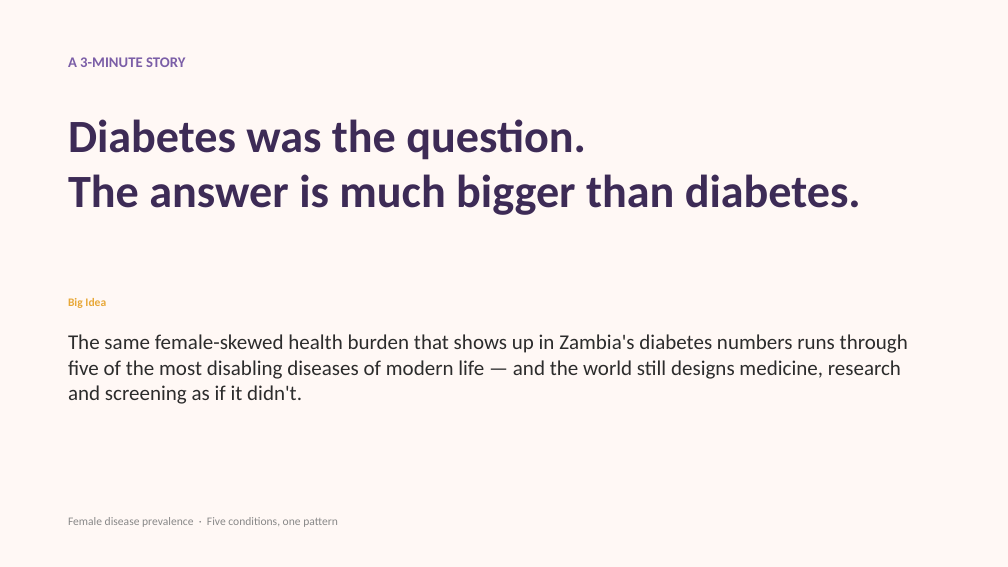
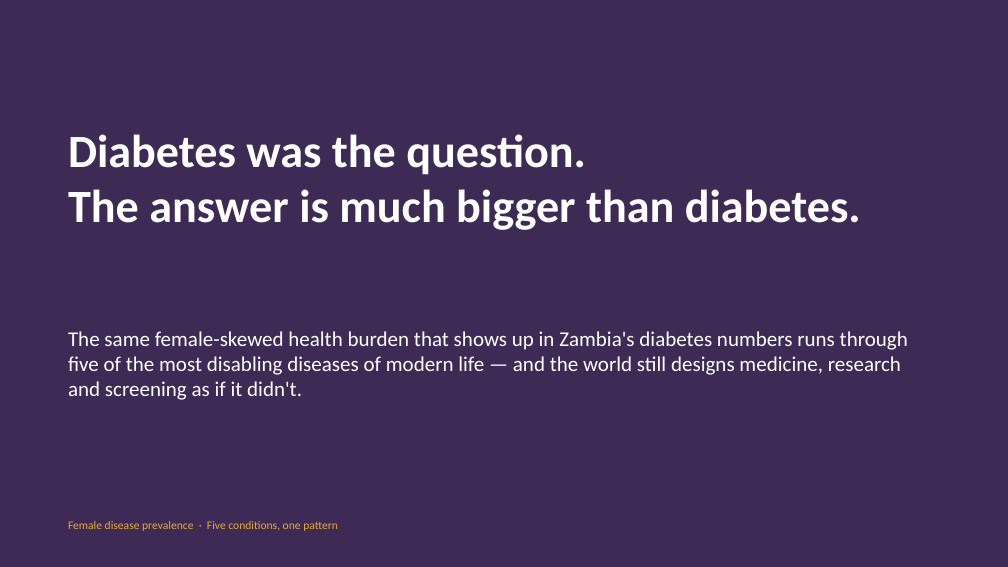
Before and after one commit to jimasiku/female-disease-prevalence, a slide deck: slide 1 of output/FemaleDiseasPrevalence.pptx. Drawn at 1008x567 pixels with LibreOffice and Linux fonts; fonts in the diff are those of the drawing. Boxes give left, top, right and bottom in pixels: in the first picture for what was removed or moved away, otherwise in the second. Text is boxed around its words. In the diff, an @@ line names an element or a change of style, - is before the commit and + after.

```diff
--- a/output/FemaleDiseasPrevalence.pptx
+++ b/output/FemaleDiseasPrevalence.pptx
@@ background #FFF8F5 to #3D2B56 @@
@@ text removed at box(68, 57, 185, 67) @@
-A 3-MINUTE STORY
@@ text "Diabetes was the question. The ...": place and size @@
-text "Diabetes was the question. The ..." at box(68, 119, 861, 215)
+text "Diabetes was the question. The ..." at box(68, 134, 861, 230)
@@ text "Diabetes was the question. The ..." at box(68, 134, 861, 230): text colour #3D2B56 to #FFFFFF @@
@@ text removed at box(68, 298, 106, 308) @@
-Big Idea
@@ text "The same female-skewed health burden ..." at box(68, 331, 908, 400): text colour #2C2C2C to #FFFFFF @@
@@ text "Female disease prevalence · Five ..." at box(68, 521, 338, 531): text colour #888888 to #E8A838 @@
```
Also in this commit, not shown: 7 other slides changed, 3 other files.
